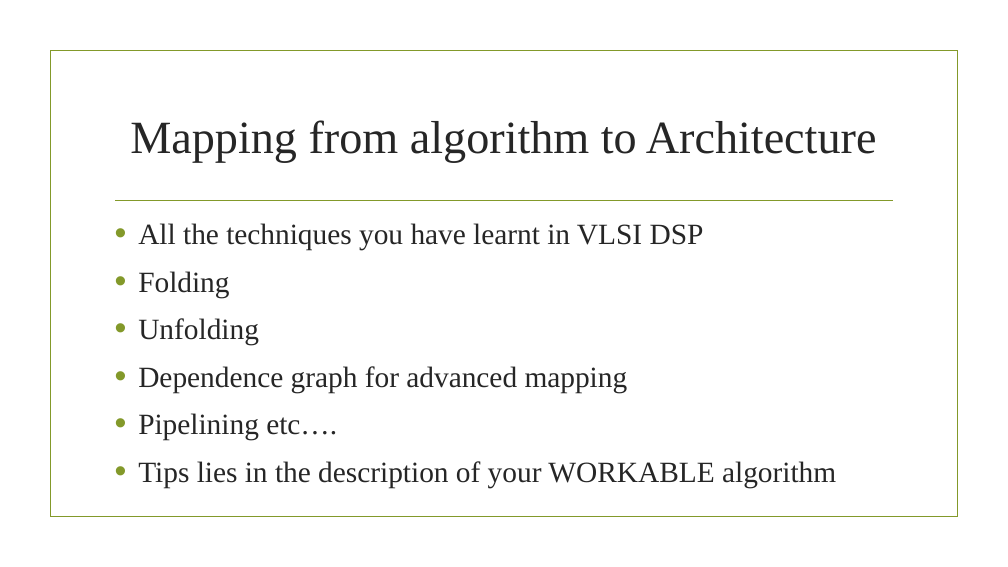
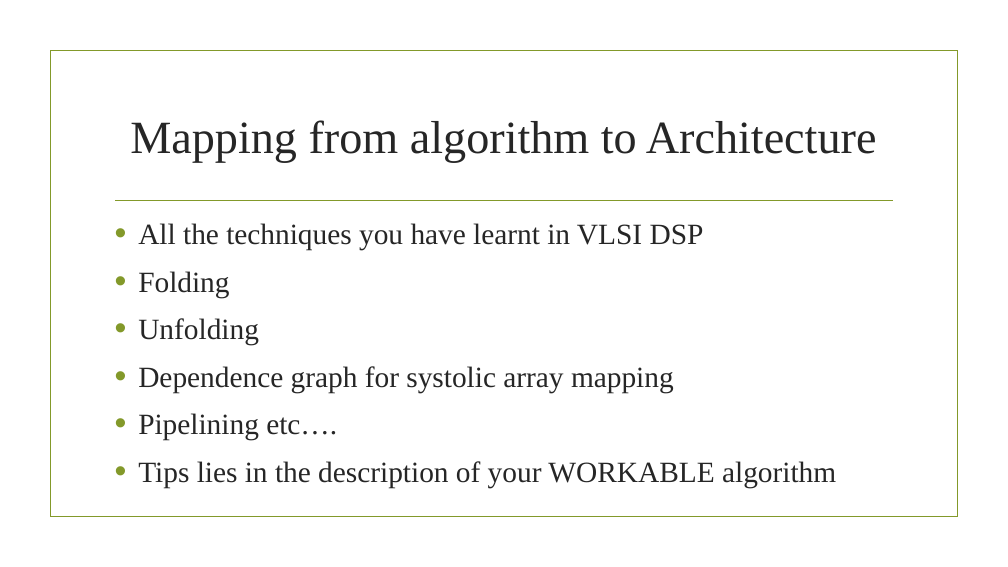
Before and after one commit to sicajc/EECS_LAB_TRAINING, a slide deck: slide 20 of Digital system Design flow.pptx. Drawn at 1008x567 pixels with LibreOffice and Linux fonts; fonts in the diff are those of the drawing; background and template pictures are left out. Boxes give left, top, right and bottom in pixels: in the first picture for what was removed or moved away, otherwise in the second. Text is boxed around its words. In the diff, an @@ line names an element or a change of style, - is before the commit and + after.

```diff
--- a/Digital system Design flow.pptx
+++ b/Digital system Design flow.pptx
@@ text at bbox=[138, 366, 674, 393]: text changed @@
-• Dependence graph for advanced mapping
+• Dependence graph for systolic array mapping
```
Also in this commit, not shown: 4 other slides changed, 2 slides added, 55 other files.
